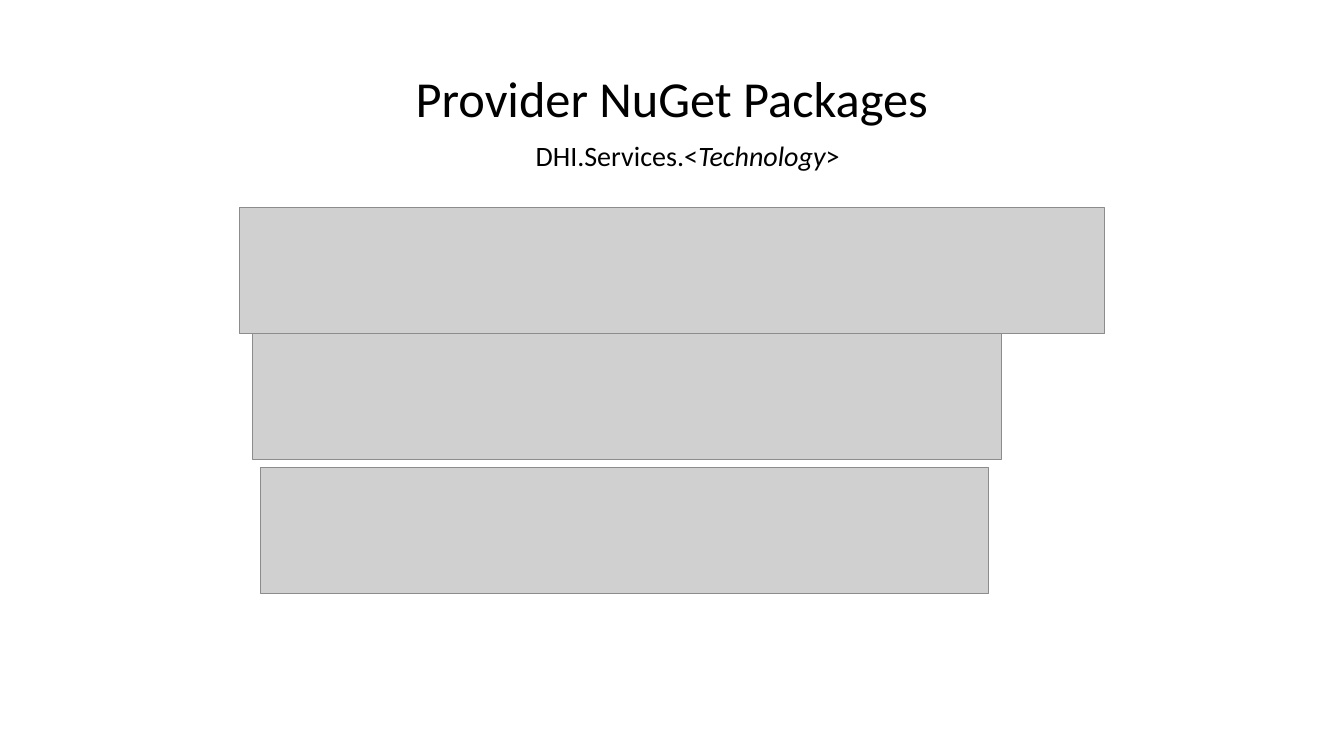
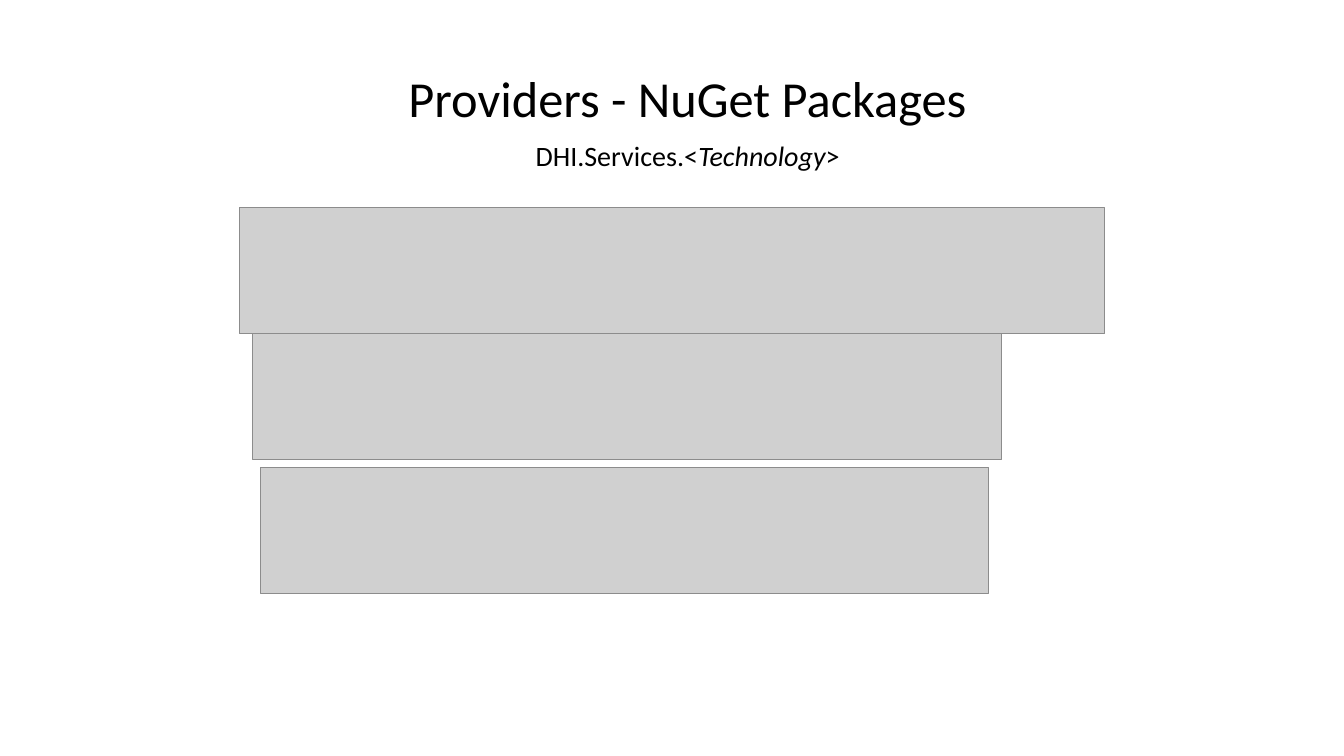
Before and after one commit to DHI/DomainServicesCourse, a slide deck: slide 18 of Presentations/DS-course-2-backend-basics.pptx (slide 17 before the commit). Drawn at 1344x756 pixels with LibreOffice and Linux fonts; fonts in the diff are those of the drawing; grey boxes stand for pictures. Boxes give left, top, right and bottom in pixels: in the first picture for what was removed or moved away, otherwise in the second. Text is boxed around its words. In the diff, an @@ line names an element or a change of style, - is before the commit and + after.

```diff
--- a/Presentations/DS-course-2-backend-basics.pptx
+++ b/Presentations/DS-course-2-backend-basics.pptx
@@ text at (x1=408, y1=82, x2=967, y2=126): text changed @@
-Provider NuGet Packages
+Providers - NuGet Packages
```
Also in this commit, not shown: 3 other slides changed, 1 slide added, 1 other file.
